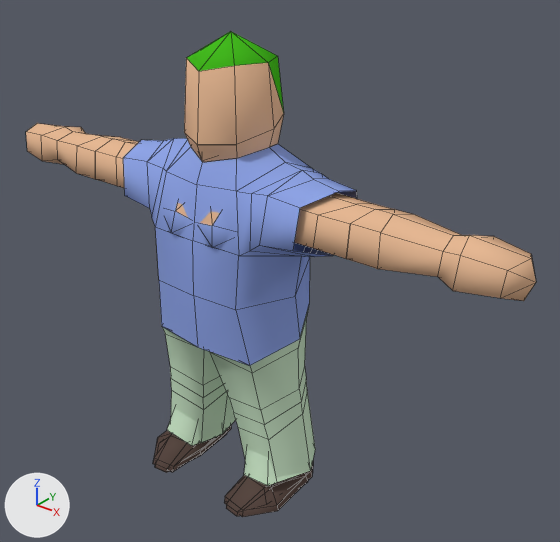
The Blender file Blends/Characters.blend as it was, and as the next commit left it.
Rendered twice from a 50 mm camera at (0.905, -0.999, 1.091) aimed at (0.073, 0.04, 0.446). Every picture has the same lights, and +X, +Y and +Z are marked at lower left. Mesh edges are drawn as thin lines.

Names of what the first picture shows: 'Female', 'Male'.
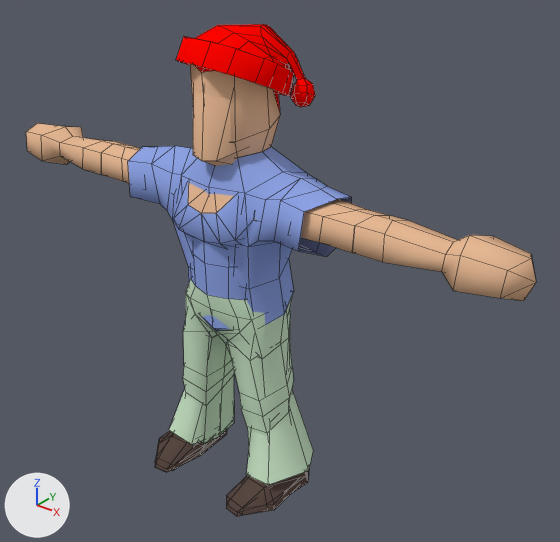
What differs and where, as boxes [x1, y1, x2, y2] in the pictures (560 x 542 px; the box of a moved part takes in the faces that stretch with it):
'Male', reshaped (7% shorter)
    before: [26, 31, 536, 517]
    after: [26, 64, 536, 515]
'Female', reshaped
    before: [155, 159, 309, 516]
    after: [155, 92, 313, 516]
'SantaHat', added (red)
    after: [176, 24, 315, 107]
part 1 of me_cube, rebuilt (20% shorter)
    before: [123, 138, 357, 366]
    after: [128, 146, 352, 329]
part 2 of me_cube, rebuilt
    before: [162, 307, 315, 478]
    after: [183, 294, 294, 446]
part 3 of me_cube, rebuilt
    before: [184, 31, 284, 162]
    after: [190, 64, 280, 157]
part 4 of me_cube, rebuilt
    before: [224, 462, 313, 517]
    after: [226, 476, 295, 515]
part 5 of me_cube, rebuilt (8% narrower, 11% shorter)
    before: [153, 426, 231, 472]
    after: [155, 430, 227, 471]
part 6 of me_cube, moved or reshaped
    before: [41, 127, 139, 188]
    after: [41, 127, 141, 184]
part 7 of me_cube, moved or reshaped
    before: [295, 193, 469, 290]
    after: [300, 199, 469, 290]
part 8 of me_cube_001, moved or reshaped
    before: [156, 159, 309, 511]
    after: [156, 92, 313, 511]

The change, as a list of edits to the scene's bpy script:
```text
Change me_cube:
    remove me_cube.from_pydata(...)  # 335 vertices, 282 faces; spans x -0.579..0.579, y -0.144..0.108, z -0.001..0.885
    add me_cube.from_pydata(...)  # 385 vertices, 318 faces; spans x -0.579..0.579, y -0.14..0.088, z 0.0..0.879
    me_cube part 1: the loose piece of 76 vertices spanning x -0.235..0.235, y -0.119..0.108, z 0.321..0.699 is rebuilt with 82 vertices and now spans x -0.233..0.233, y -0.075..0.088, z 0.347..0.688
    me_cube part 2: the loose piece of 69 vertices spanning x -0.185..0.185, y -0.1..0.1, z 0.024..0.363 is rebuilt with 69 vertices and now spans x -0.16..0.161, y -0.068..0.063, z 0.016..0.399
    me_cube part 3: the loose piece of 26 vertices spanning x -0.091..0.091, y -0.091..0.091, z 0.677..0.885 is rebuilt with 26 vertices and now spans x -0.081..0.081, y -0.075..0.085, z 0.669..0.879
    me_cube part 4: the loose piece of 25 vertices spanning x 0.064..0.17, y -0.144..0.067, z -0.001..0.05 is rebuilt with 25 vertices and now spans x 0.067..0.165, y -0.14..0.054, z 0.0..0.047
    me_cube part 5: the loose piece of 25 vertices spanning x -0.17..-0.064, y -0.144..0.067, z -0.001..0.05 is rebuilt with 25 vertices and now spans x -0.165..-0.067, y -0.14..0.054, z 0.0..0.047
    me_cube part 6: 32 vertices removed from x -0.457..-0.172, y -0.081..0.052, z 0.557..0.648; 32 vertices added at x -0.459..-0.173, y -0.065..0.04, z 0.569..0.638
    me_cube part 7: 32 vertices removed from x 0.172..0.457, y -0.081..0.052, z 0.557..0.648; 32 vertices added at x 0.173..0.459, y -0.065..0.04, z 0.569..0.638
    remove me_cube.materials.append(mat_hair)  # green #44b91f
    add me_cube.materials.append(mat_vcol)  # red #ff0500
Change me_cube_001:
    remove me_cube_001.from_pydata(...)  # 311 vertices, 304 faces; spans x -0.572..0.572, y -0.148..0.084, z -0.003..0.847
    add me_cube_001.from_pydata(...)  # 355 vertices, 322 faces; spans x -0.572..0.572, y -0.148..0.077, z -0.003..0.847
    me_cube_001 part 8
    20 vertices are removed from x -0.103..0.111, y -0.118..0.069, z 0.38..0.702
    70 faces are deleted
    4 vertices in x -0.333..0.333, y 0.027..0.028, z 0.583..0.584 move by (0.0, -0.007, 0.003)
    4 vertices in x -0.343..0.343, y -0.025..-0.024, z 0.571..0.572 move by (0.0, 0.003, 0.006)
    3 vertices in x -0.074..0.116, y -0.078..-0.041, z 0.032..0.161 move by (-0.003, 0.004, -0.001)
    3 vertices in x -0.116..0.074, y -0.078..-0.041, z 0.032..0.161 move by (0.003, 0.004, -0.001)
    182 vertices move from x -0.48..0.48, y -0.116..0.084, z 0.024..0.707 to x -0.48..0.48, y -0.088..0.077, z 0.024..0.705
    64 vertices are added at x -0.101..0.101, y -0.098..0.065, z 0.351..0.683
    20 new faces join them, mat_skin (beige #e7b994)
    48 new faces join them, mat_shirt (blue #90a6e7)
    20 new faces join them, mat_pants (white #cce7c9)
    remove me_cube_001.materials.append(mat_hair)  # green #44b91f
    add me_cube_001.materials.append(mat_vcol)  # red #ff0500
Add ob_santahat:
    ob_santahat = bpy.data.objects.new('SantaHat', me_santahat)  # 106 vertices, 107 faces; spans x -0.096..0.132, y -0.115..0.083, z 0.066..0.198; in mat_vcol (red #ff0500); modifiers EDGE_SPLIT
    ob_santahat.location = (0.0, 0.029, 0.698)
```
